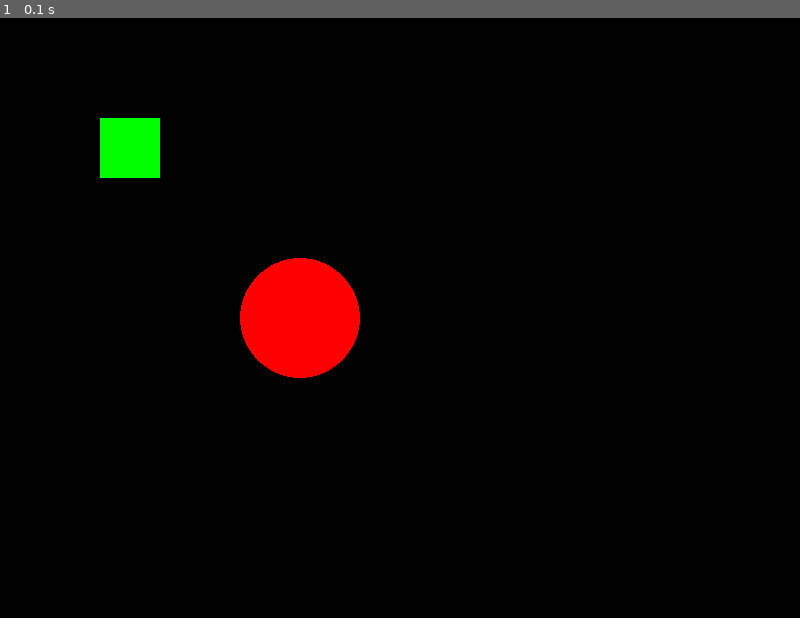
Above: before the commit, frame 1.
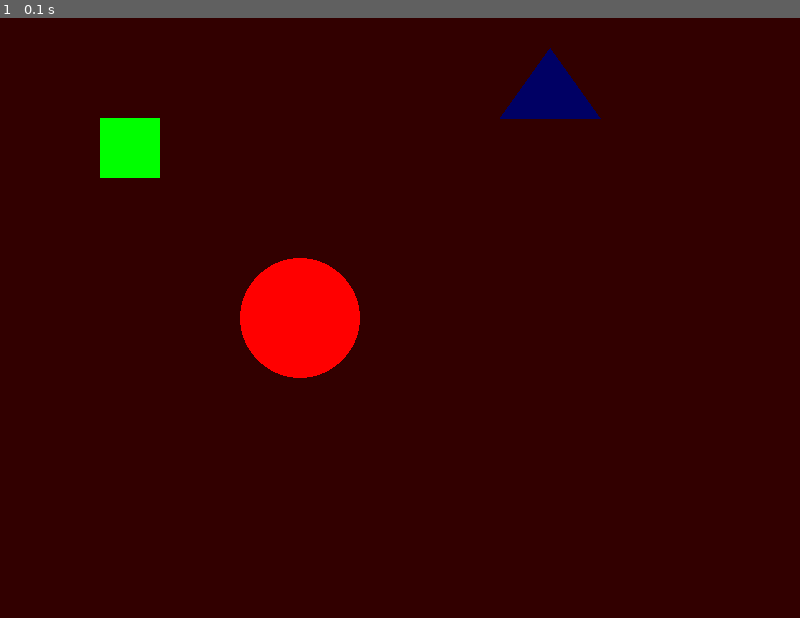
Above: after the commit, the same moment.

Repository: ramonparaiba/pygame-roadmap
Game: pygame game, started from 002-Desenharformasbásicas/formasBasicas.py
The game is run twice, just before and just after one commit, with the same random seed, the same clock (stepped at 60 frames per second) and the same inputs.
Inputs:
- Up to frame 1 (0.1 s): no input

The runs differ from the first frame. In frame 1, 97% of the frame differs, in the area x 0-100%, y 0-100%.

Commit message:
feat: desenhou triangulo usando a função draw.poygon

Diff:
--- a/002-Desenharformasbásicas/formasBasicas.py
+++ b/002-Desenharformasbásicas/formasBasicas.py
@@ -7,17 +7,23 @@
 pygame.display.set_caption("Formas básicas")
 
 running = True
+screen.fill((50, 0, 0))
+triangulo_coordenadas = [
+    (550, 30), (500, 100), (600, 100)
+]
 
 while running:
     for event in pygame.event.get():
         if event.type == pygame.QUIT:
             running = False
     #Atualizar o fundo da tela
-    screen.fill((0, 0, 0))
+
 
     #Desenhos
     pygame.draw.rect(screen, (0, 255, 0), (100, 100, 60, 60)) # retangulo verde de 60x60 na posição (100, 100)
-    pygame.draw.circle(screen, (255, 0, 0), (300, 300), 60) #círculo vermelho
+    pygame.draw.circle(screen, (255, 0, 0), (300, 300), 60) #círculo vermelho de raio 60
+
+    pygame.draw.polygon(screen, (0, 0, 100), triangulo_coordenadas)
 
     # Atualiza a tela para exibir os desenhos
     pygame.display.flip()
